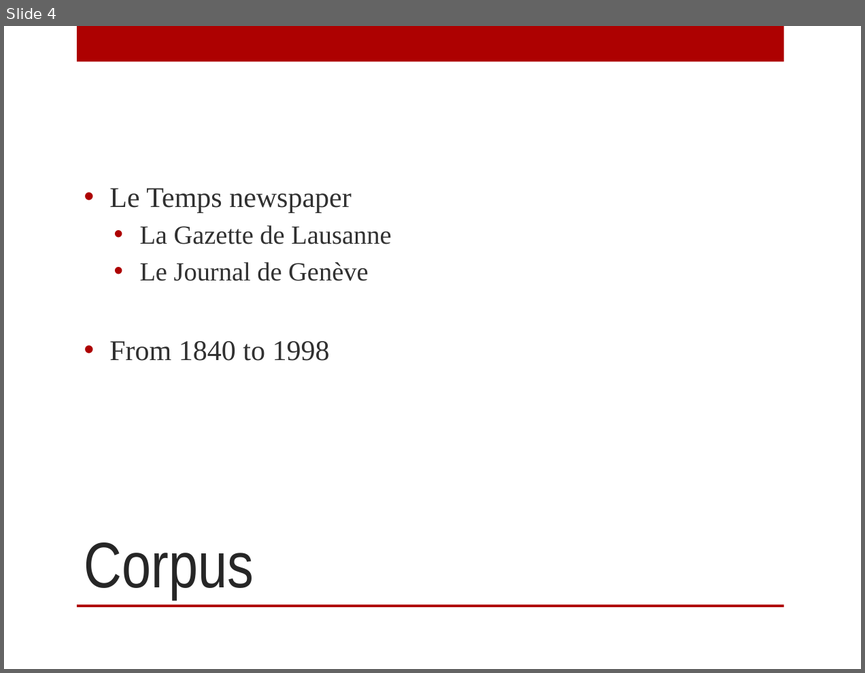
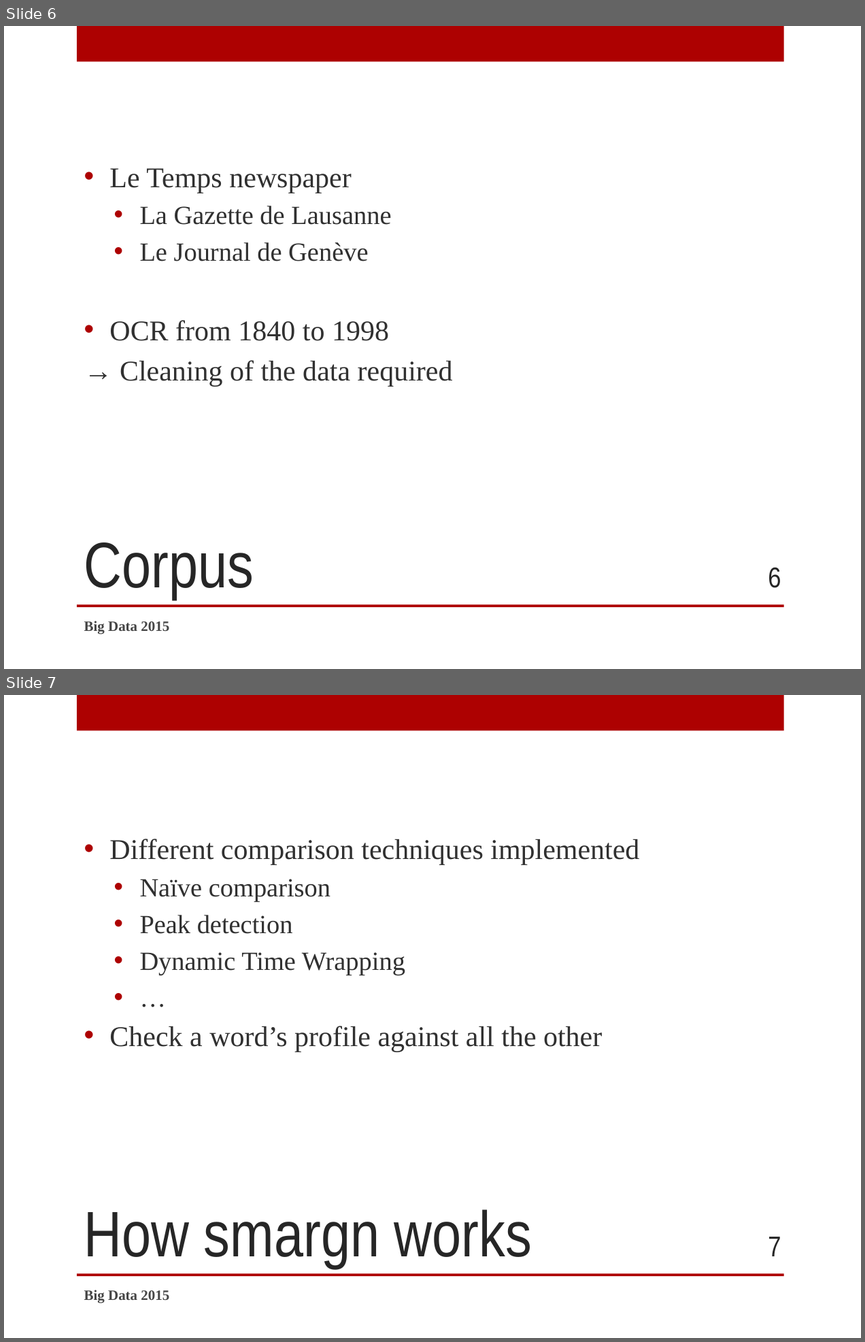
Before and after one commit to SidneyBovet/smargn, a slide deck: presentation/smargn-presentation.pptx. Shown one above the other, each under a label of ours: slide 4 before the commit, slides 6 and 7 after it. The pictures are 865x673 and 865x1342 pixels, drawn with LibreOffice and Linux fonts; fonts in the diff are those of the drawing; background and template pictures are left out. Boxes give left, top, right and bottom in pixels: in the first picture for what was removed or moved away, otherwise in the second. Text is boxed around its words. In the diff, an @@ line names an element or a change of style, - is before the commit and + after.

```diff
--- a/presentation/smargn-presentation.pptx
+++ b/presentation/smargn-presentation.pptx
@@ slide 7 added at <box>4,695,861,1338</box>, background picture (left out); not listed: 2 template elements that a slide beside it also shows @@
@@ text added at <box>109,838,639,1052</box>, 24 pt, text #303030 @@
+• Different comparison techniques implemented
+  • Naïve comparison
+  • Peak detection
+  • Dynamic Time Wrapping
+  • …
+• Check a word’s profile against all the other
@@ title added at <box>84,1209,532,1268</box>, 54 pt, text #262626 @@
+How smargn works
@@ page number added at <box>768,1236,781,1256</box>, 24 pt, text #262626 @@
+7
@@ text added at <box>84,1289,169,1302</box>, 12 pt, text #454545, bold @@
+Big Data 2015
@@ what was slide 4 is now slide 6 @@
@@ slide 6 changed as well @@
@@ text at <box>109,320,453,386</box>: text changed @@
-• From 1840 to 1998
+• OCR from 1840 to 1998
+→ Cleaning of the data required
@@ page number added at <box>768,567,781,588</box>, 24 pt, text #262626 @@
+6
@@ text added at <box>84,620,169,633</box>, 12 pt, text #454545, bold @@
+Big Data 2015
```
Also in this commit, not shown: 3 other slides changed, 10 other slides added, 2 slides removed, 9 other files.
